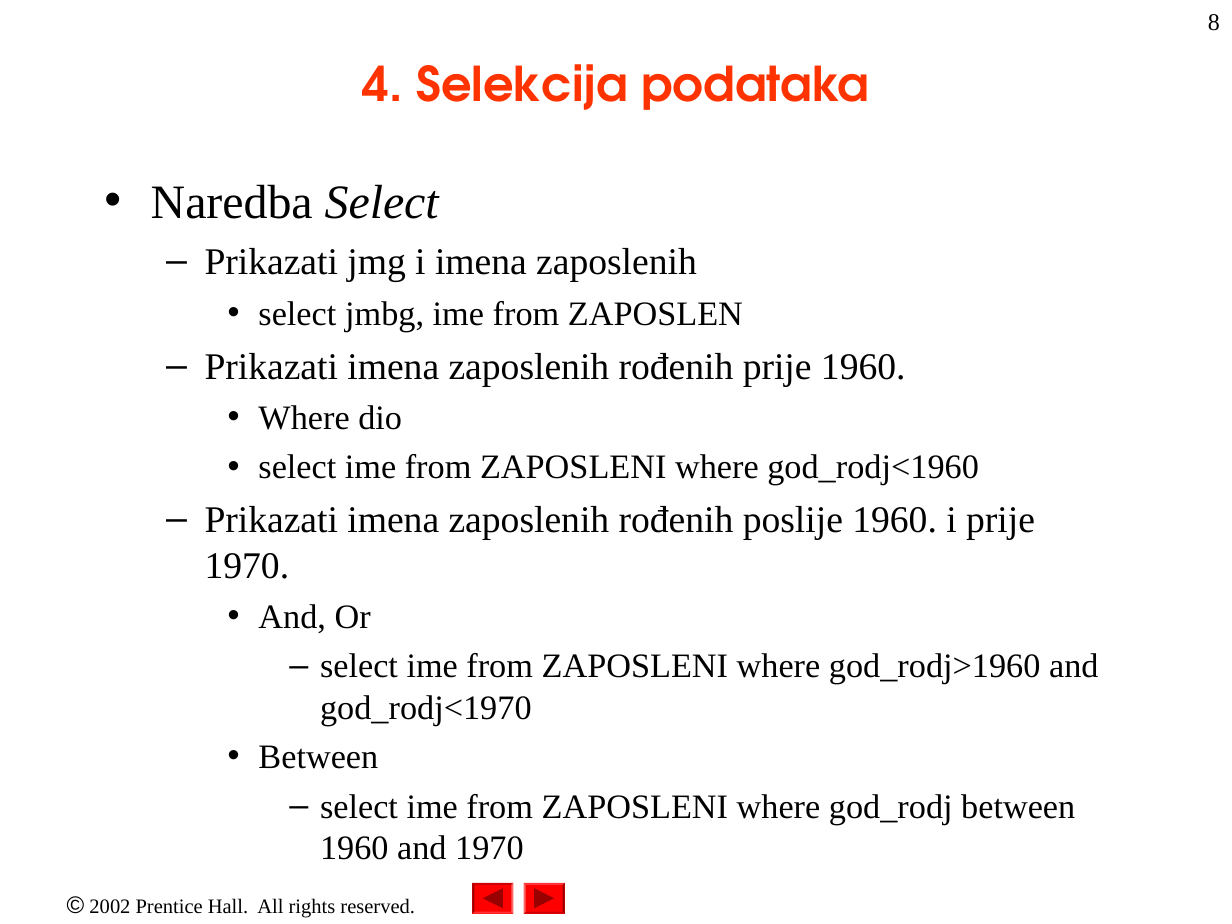
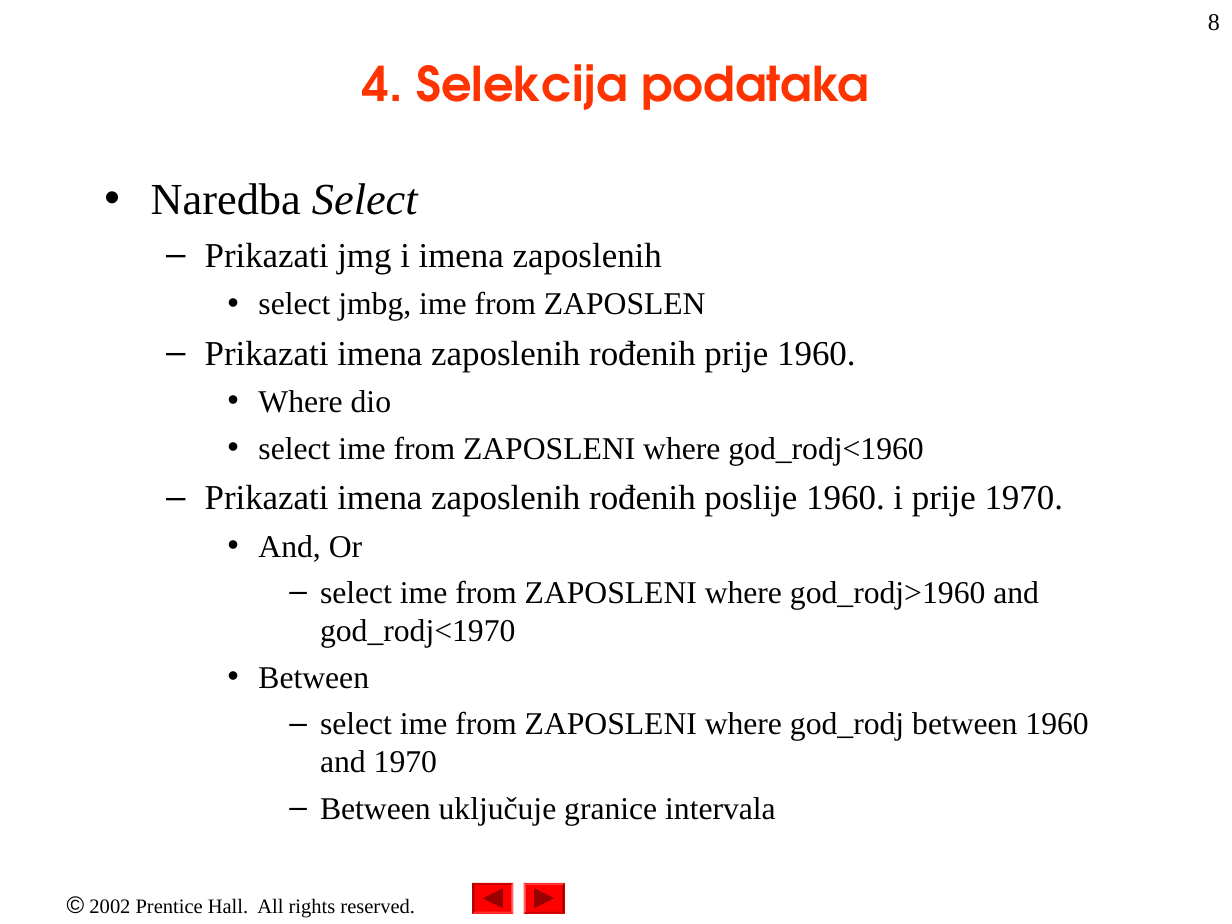
Before and after one commit to nnMan1/uvod_u_kompjuterske_nauke_2023, a slide deck: slide 8 of Materijali/Access/MS Access2.ppt. Drawn at 1232x924 pixels with LibreOffice and Linux fonts; fonts in the diff are those of the drawing. Boxes give left, top, right and bottom in pixels: in the first picture for what was removed or moved away, otherwise in the second. Text is boxed around its words. In the diff, an @@ line names an element or a change of style, - is before the commit and + after.

```diff
--- a/Materijali/Access/MS Access2.ppt
+++ b/Materijali/Access/MS Access2.ppt
@@ text at [151, 183, 1088, 773]: size 28 to 25.9 pt in "Naredba Select"; size 22 to 20.4 pt in "Prikazati jmg i imena zaposlenih", "Prikazati imena zaposlenih rođenih prije 1960.", "Prikazati imena zaposlenih rođenih poslije 1960. i ..."; size 20 to 18.5 pt in "select jmbg, ime from ZAPOSLEN", "Where dio", "select ime from ZAPOSLENI where god_rodj<1960", "And, Or" and 3 more places @@
@@ text at [320, 797, 776, 825]: paragraph added @@
+      – Between uključuje granice intervala
```
Also in this commit, not shown: 3 other slides changed, 1 slide removed.
